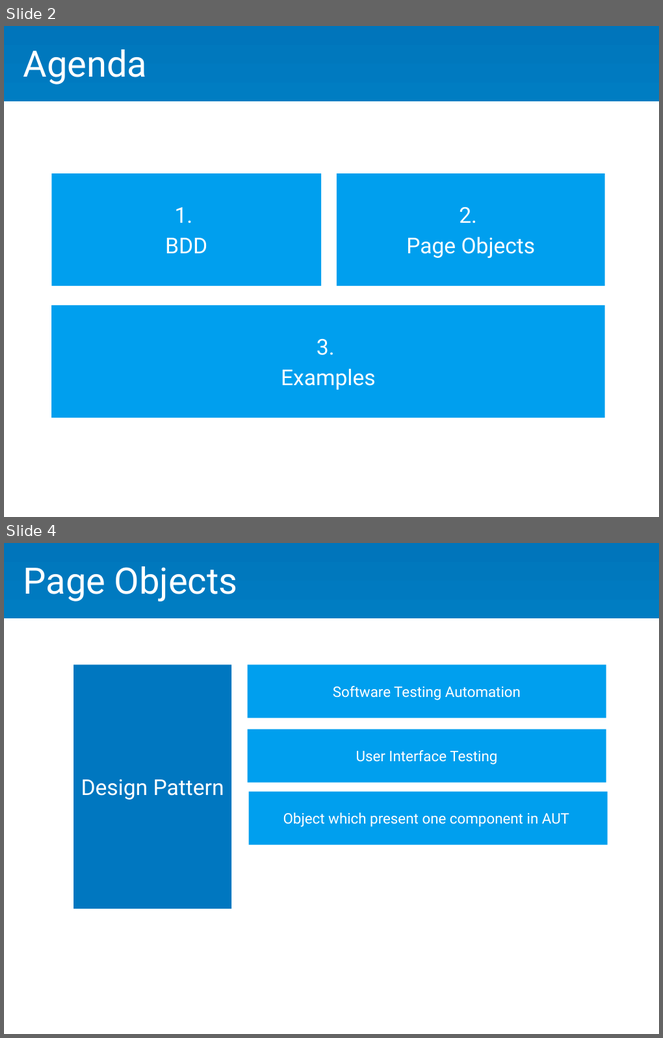
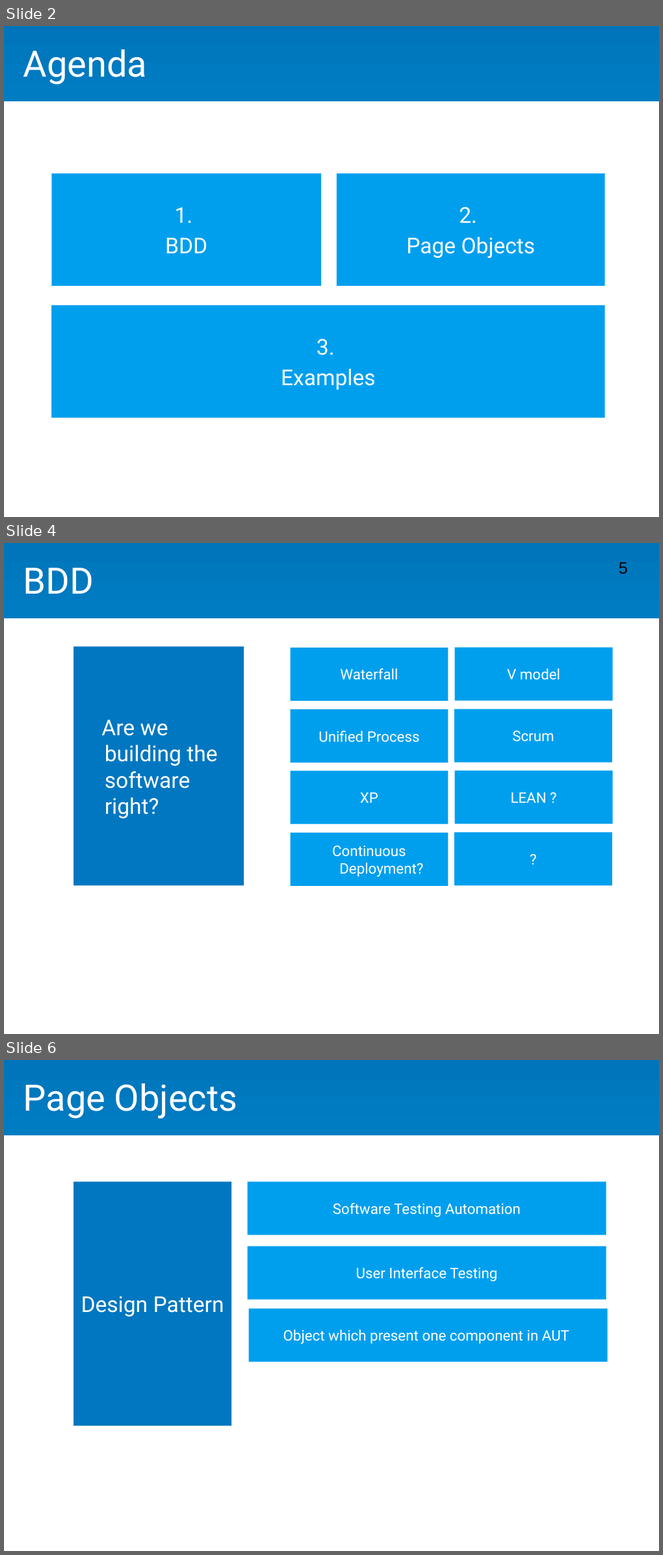
Before and after one commit to jucca/SysArcExercise, a slide deck: presentation/BDD and Page Objects.pptx. Shown one above the other, each under a label of ours: slides 2 and 4 before the commit, slides 2, 4 and 6 after it; the slides between them are not shown. The pictures are 663x1038 and 663x1555 pixels, drawn with LibreOffice and Linux fonts; fonts in the diff are those of the drawing. Boxes give left, top, right and bottom in pixels: in the first picture for what was removed or moved away, otherwise in the second. Text is boxed around its words. In the diff, an @@ line names an element or a change of style, - is before the commit and + after.

```diff
--- a/presentation/BDD and Page Objects.pptx
+++ b/presentation/BDD and Page Objects.pptx
@@ slide 4 added at box(4, 543, 659, 1034), background #FFFFFF; not listed: 1 template element that a slide beside it also shows @@
@@ page number added at box(619, 562, 628, 574), 18 pt, text #000000 @@
+5
@@ text added at box(24, 568, 94, 594), 40 pt, text #FFFFFF @@
+BDD
@@ text added at box(74, 646, 244, 886), fill #0077C0, 24 pt, text #FFFFFF @@
+Are we building the software right?
@@ text added at box(290, 648, 448, 701), fill #009FEE, 16 pt, text #FFFFFF @@
+Waterfall
@@ text added at box(455, 647, 612, 700), fill #009FEE, 16 pt, text #FFFFFF @@
+V model
@@ text added at box(290, 709, 448, 763), fill #009FEE, 16 pt, text #FFFFFF @@
+Unified Process
@@ text added at box(455, 709, 612, 763), fill #009FEE, 16 pt, text #FFFFFF @@
+Scrum
@@ text added at box(290, 771, 448, 824), fill #009FEE, 16 pt, text #FFFFFF @@
+XP
@@ text added at box(455, 771, 612, 824), fill #009FEE, 16 pt, text #FFFFFF @@
+LEAN ?
@@ text added at box(290, 833, 448, 886), fill #009FEE, 16 pt, text #FFFFFF @@
+Continuous Deployment?
@@ text added at box(455, 833, 612, 886), fill #009FEE, 16 pt, text #FFFFFF @@
+?
@@ what was slide 4 is now slide 6 @@
```
Also in this commit, not shown: 2 other slides added, 1 slide removed.
